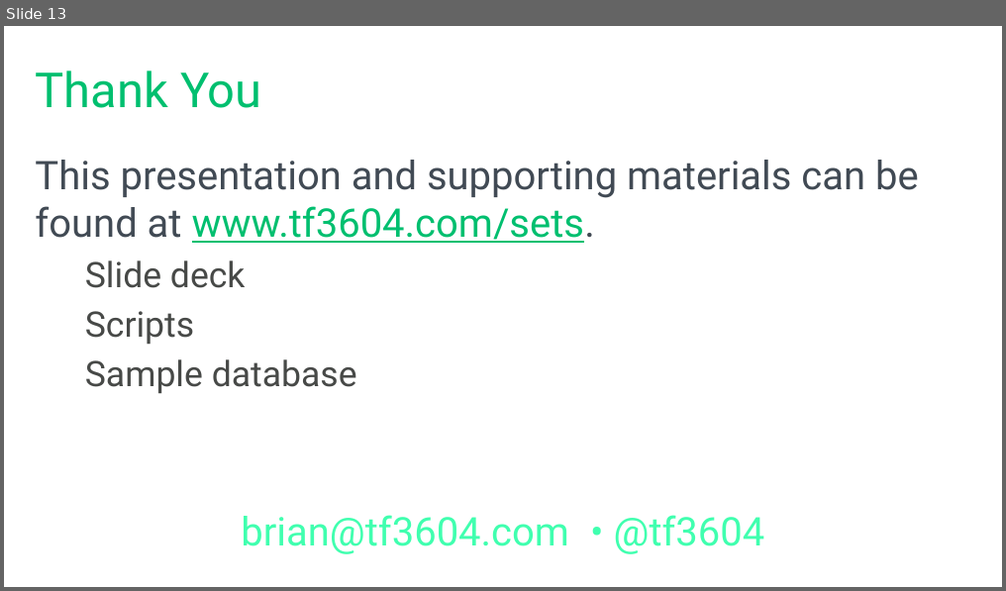
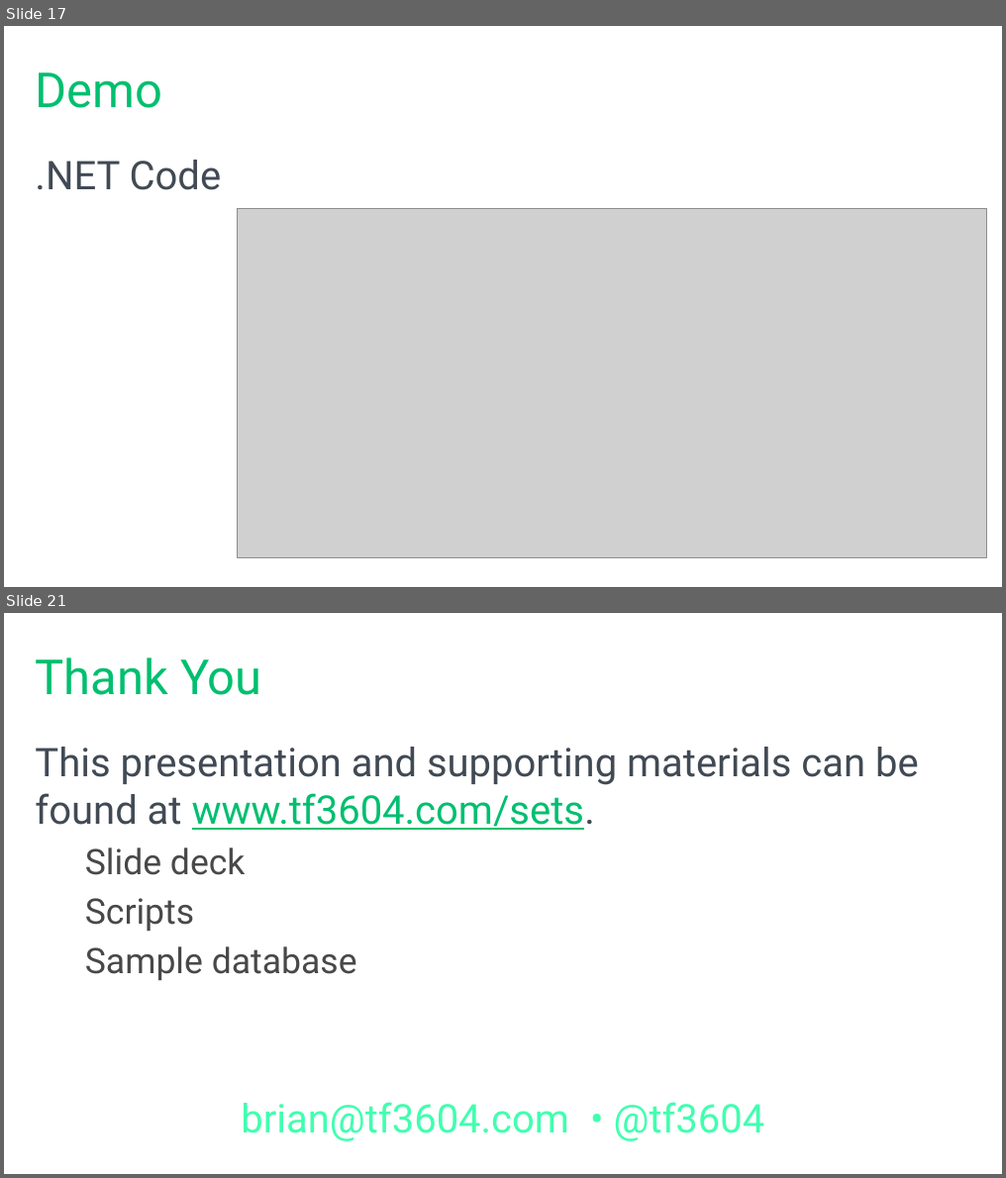
Before and after one commit to tf3604/SetMeUp, a slide deck: HowToThinkInSets.pptx. Shown one above the other, each under a label of ours: slide 13 before the commit, slides 17 and 21 after it; the slides between them are not shown. The pictures are 1006x591 and 1006x1178 pixels, drawn with LibreOffice and Linux fonts; fonts in the diff are those of the drawing; grey boxes stand for pictures; background and template pictures are left out. Boxes give left, top, right and bottom in pixels: in the first picture for what was removed or moved away, otherwise in the second. Text is boxed around its words. In the diff, an @@ line names an element or a change of style, - is before the commit and + after.

Commit message:
More slides, including demo slides.

```diff
--- a/HowToThinkInSets.pptx
+++ b/HowToThinkInSets.pptx
@@ slide 17 added at (x1=4, y1=26, x2=1002, y2=587), background #FFFFFF @@
@@ title added at (x1=36, y1=73, x2=163, y2=108), 44 pt, text #00BF6F @@
+Demo
@@ text added at (x1=35, y1=160, x2=222, y2=190), 36 pt, text #414A54 @@
+.NET Code
@@ picture added at (x1=237, y1=208, x2=986, y2=558) @@
@@ what was slide 13 is now slide 21 @@
```
Also in this commit, not shown: 3 slides changed, 7 other slides added.
